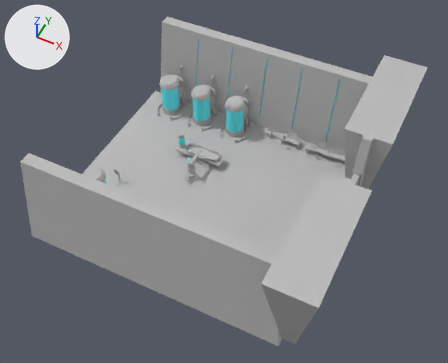
What one commit did to the FBX model UnityProject/Assets/JL-Test/Scene_Models/L1_Modles with UVs/L1_RM3_Models with UVs.fbx.
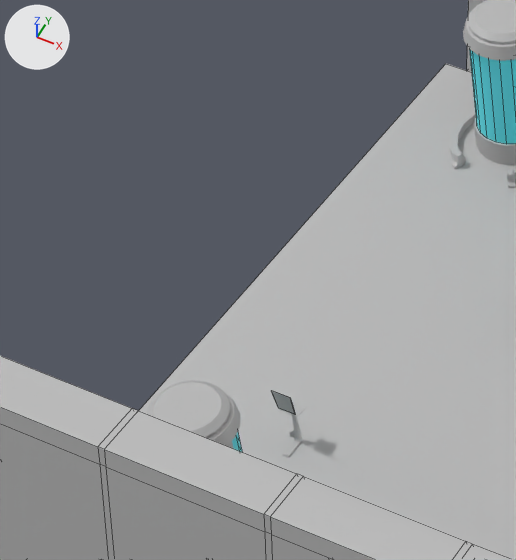
There are two pictures of each version: one whole from a 50 mm camera at (18.6, -43.5, 49.0) aimed at (-1.8, -2.7, -2.0), one close up on the part from 11% to 38% of the width and 21% to 58% of the height. The axes (+X, +Y, +Z) are drawn at upper left. The lights are the same throughout. The close-ups show mesh edges as thin lines. Where no turn or scale is listed for an object, it has been applied to the vertices. Vertices at the same position are counted once.

Names of what the first close-up shows: 'L1_RM03_ground', 'L1_RM3_cultivation_tanks_style06_cultivation_tanks_style06_frame.002', 'L1_RM3_cultivation_tanks_style06_cultivation_tanks_style06_frame.003', 'L1_RM3_cultivation_tanks_style06_glass.002', 'L1_RM3_walls_right'.
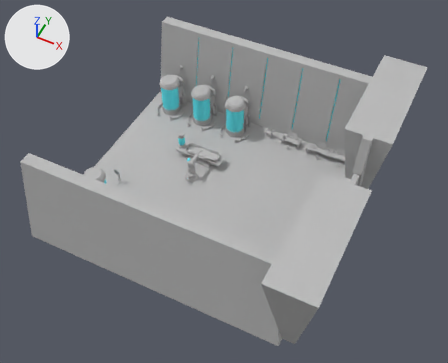
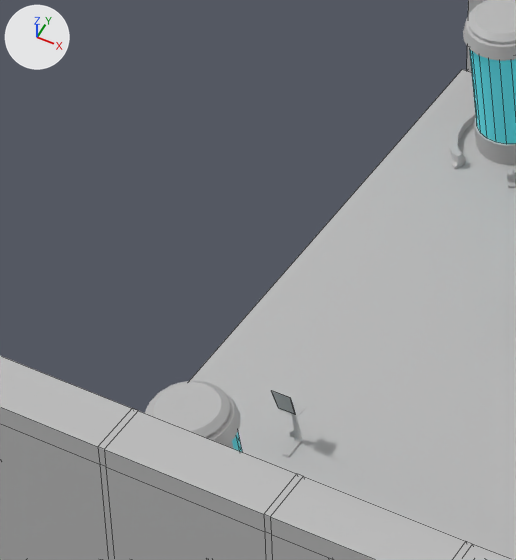
Location of each change, (x1, y1, x2, y2) in pixels of the close-ups (516 x 560 px):
'L1_RM03_ground', reshaped
    before: (139, 64, 516, 560)
    after: (189, 69, 516, 560)

The change, as a diff of the scene's bpy script:
```diff
--- a/UnityProject/Assets/JL-Test/Scene_Models/L1_Modles with UVs/L1_RM3_Models with UVs.fbx.py
+++ b/UnityProject/Assets/JL-Test/Scene_Models/L1_Modles with UVs/L1_RM3_Models with UVs.fbx.py
@@ me_mesh_016 @@
 me_mesh_016.from_pydata(...)  # 6 vertices, 2 faces; spans x -15.2..15.2, y -11.0..11.0, z 0.0
 # used by ob_l1_rm03_ground; location = (-3.58, -0.37, -5.42)
 # verts and faces of me_mesh_016; kept vertices keep their numbers, new ones are numbered from 6
 # before: 0 (-15.2, -11.0, 0.0), 1 (-0.2, -11.0, 0.0), 2 (-15.2, 11.0, 0.0) at pixel (445, 63), 3 (-0.2, 11.0, 0.0), 4 (15.2, -11.0, 0.0)
 # before: 5 (15.2, 11.0, 0.0)
+# me_mesh_016 part 1
+delete_vertices([*range(0, 4)])  # with the faces that use them
+verts[6] = (-14.6, -11.0, 0.0)
+verts[7] = (-14.6, 11.0, 0.0)  # pixel (462, 69)
+faces += [(4, 5, 7, 6)]
 me_mesh_016.materials.append(mat_lambert1)
```
